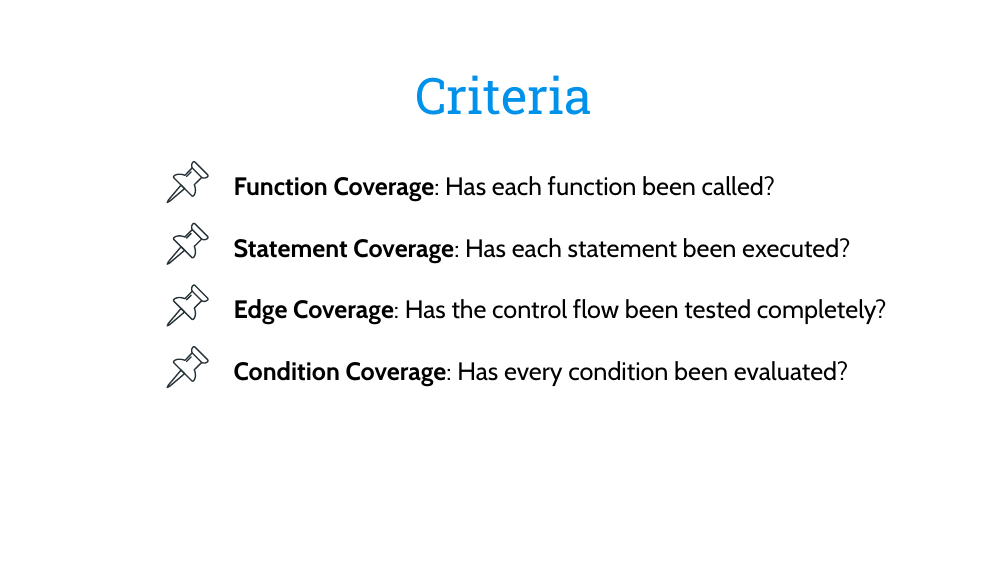
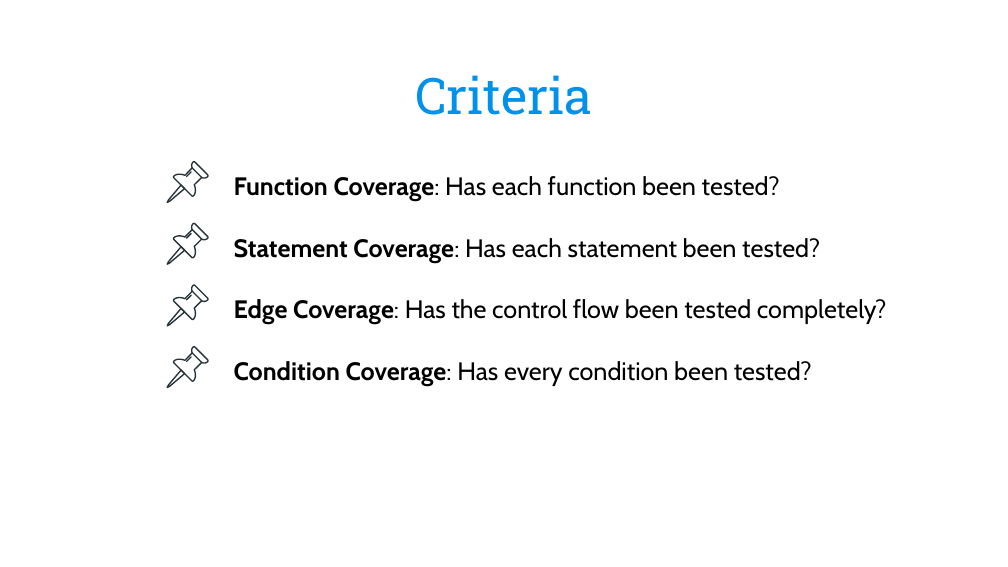
Before and after one commit to ULL-ESIT-PAI-2021-2022/2021-2022-pai-tdd-codecov-gabriel-pablo, a slide deck: slide 27 of slides/TDD+Coverage.pptx. Drawn at 1008x567 pixels with LibreOffice and Linux fonts; fonts in the diff are those of the drawing; background and template pictures are left out. Boxes give left, top, right and bottom in pixels: in the first picture for what was removed or moved away, otherwise in the second. Text is boxed around its words. In the diff, an @@ line names an element or a change of style, - is before the commit and + after.

```diff
--- a/slides/TDD+Coverage.pptx
+++ b/slides/TDD+Coverage.pptx
@@ text at <box>234,176,780,201</box>: text changed @@
-Function Coverage: Has each function been called?
+Function Coverage: Has each function been tested?
@@ text at <box>234,238,820,263</box>: text changed @@
-Statement Coverage: Has each statement been executed?
+Statement Coverage: Has each statement been tested?
@@ text at <box>234,361,812,386</box>: text changed @@
-Condition Coverage: Has every condition been evaluated?
+Condition Coverage: Has every condition been tested?
```
Also in this commit, not shown: 10 other slides changed, 9 slides added, 1 slide removed, 2 other files.
